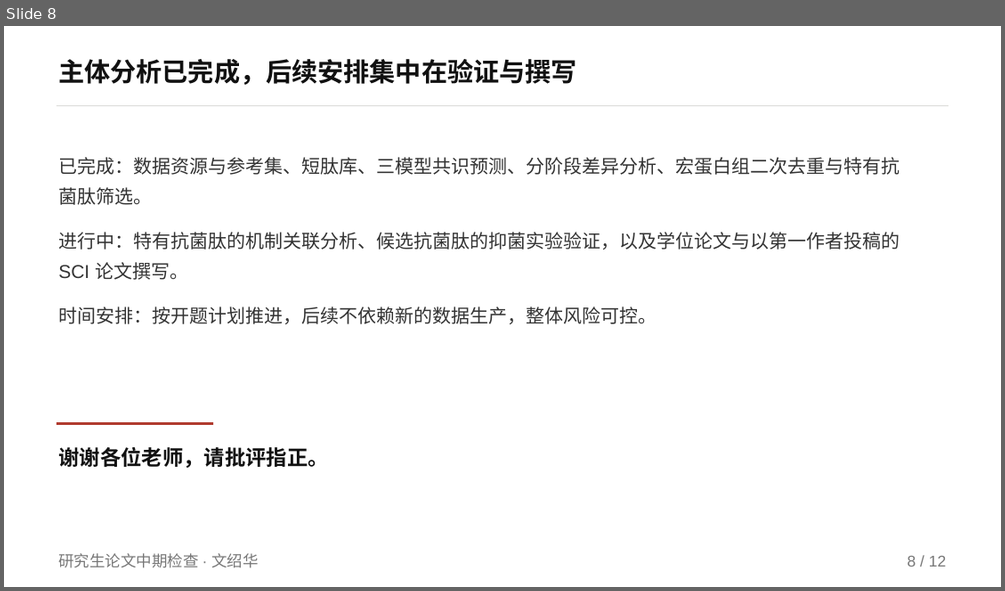
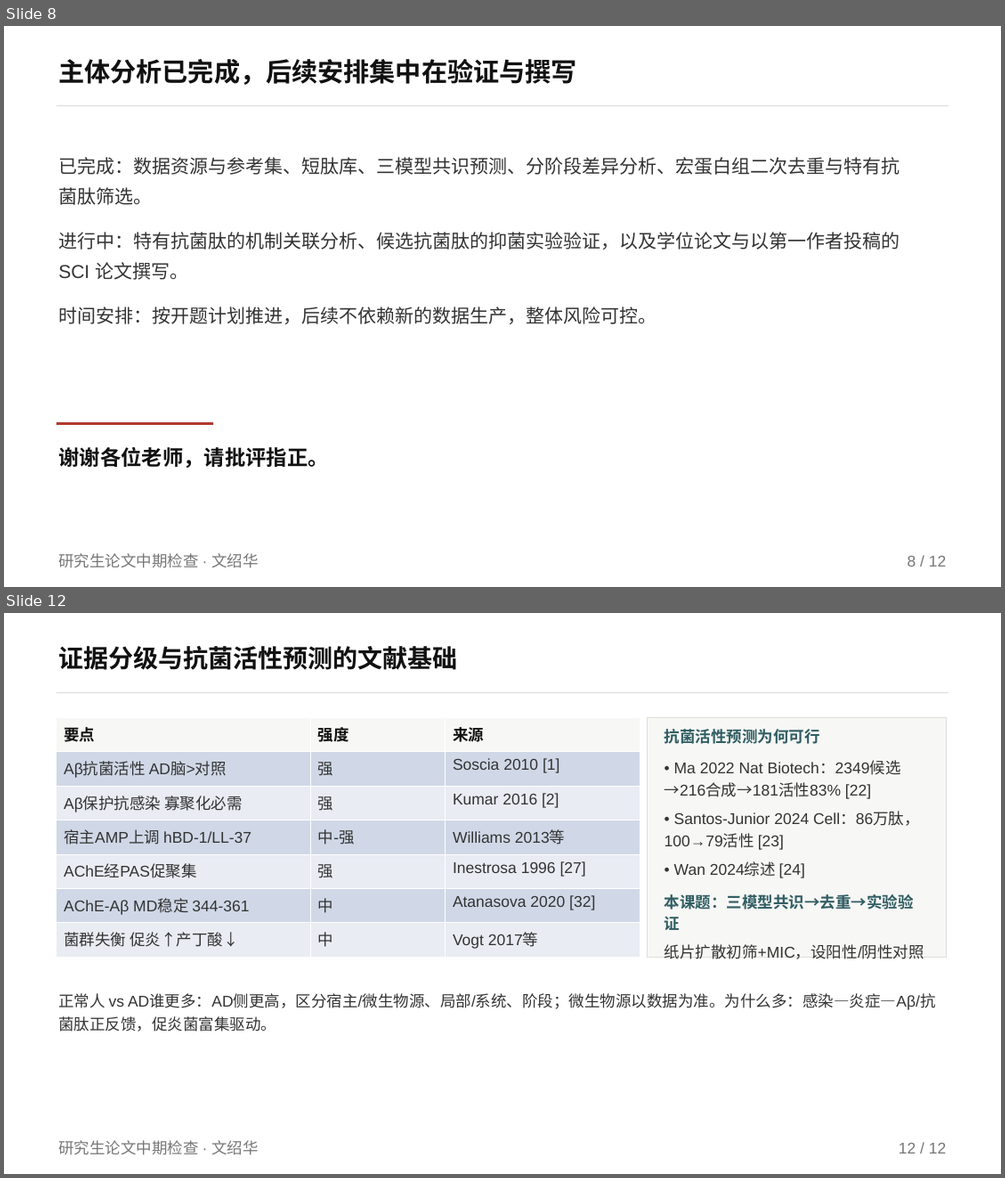
Before and after one commit to mqgg5630-cyber/zhongqi, a slide deck: 中间版/中期答辩_H_nature风.pptx. Shown one above the other, each under a label of ours: slide 8 before the commit, slides 8 and 12 after it; the slides between them are not shown. The pictures are 1005x591 and 1005x1178 pixels, drawn with LibreOffice and Linux fonts; fonts in the diff are those of the drawing. Boxes give left, top, right and bottom in pixels: in the first picture for what was removed or moved away, otherwise in the second. Text is boxed around its words. In the diff, an @@ line names an element or a change of style, - is before the commit and + after.

Commit message:
fix: 删除旧检查组名单，PPT排版重构无重叠，机制文献扩展至38篇覆盖8问+动力学多文献，分支同步至 arena/01a0a949-zhongqi
- 删除中期检查表中的张兴晓等6人旧名单，表格留空，build_ops/check_all适配
- 重写make_ppt_mech.py：4页机制补充页精简文字≥15pt，文本框增高，无重叠，check_ppt全OK
- 机制文档全面版：38篇文献，涵盖抗菌活性预测(Ma 2022/Santos-Junior 2024/Wan 2024)、AD感染关联(HSV-1/P.gingivalis/LPS)、宿主AMP上调(hBD-1/hBD-2/LL-37/CAP37)、AChE-PAS多文献链(Inestrosa 1996/De Ferrari 2001/Atanasova 2020)、双刃剑、谁更多、为什么多炎症关系
- 更新sync.config.json分支为arena/01a0a949-zhongqi，README说明同步命令无需改路径
- 新增docs/全面整改说明.md逐条对应用户问题

```diff
--- a/中间版/中期答辩_H_nature风.pptx
+++ b/中间版/中期答辩_H_nature风.pptx
@@ slide 12 added at bbox=[4, 613, 1001, 1174], background #FFFFFF @@
@@ text added at bbox=[58, 646, 457, 670], 24 pt, text #111111, bold @@
+证据分级与抗菌活性预测的文献基础
@@ rectangle added at bbox=[57, 692, 948, 693], fill #DDDDDA @@
@@ table added at bbox=[57, 718, 639, 957], 7 rows, 3 columns @@
+要点 | 强度 | 来源
+Aβ抗菌活性 AD脑>对照 | 强 | Soscia 2010 [1]
+Aβ保护抗感染 寡聚化必需 | 强 | Kumar 2016 [2]
+宿主AMP上调 hBD-1/LL-37 | 中-强 | Williams 2013等
+AChE经PAS促聚集 | 强 | Inestrosa 1996 [27]
+AChE-Aβ MD稳定 344-361 | 中 | Atanasova 2020 [32]
+菌群失衡 促炎↑产丁酸↓ | 中 | Vogt 2017等
@@ rectangle added at bbox=[647, 718, 947, 957], fill #F7F7F5, outline #DDDDDA 0.75 pt @@
@@ text added at bbox=[664, 729, 924, 959], 15 pt, text #333333 @@
+抗菌活性预测为何可行
+• Ma 2022 Nat Biotech：2349候选→216合成→181活性83% [22]
+• Santos-Junior 2024 Cell：86万肽，100→79活性 [23]
+• Wan 2024综述 [24]
+本课题：三模型共识→去重→实验验证
+纸片扩散初筛+MIC，设阳性/阴性对照
@@ text added at bbox=[58, 993, 936, 1031], 15 pt, text #333333 @@
+正常人 vs AD谁更多：AD侧更高，区分宿主/微生物源、局部/系统、阶段；微生物源以数据为准。为什么多：感染—炎症—Aβ/抗菌肽正反馈，促炎菌富集驱动。
@@ text added at bbox=[58, 1140, 258, 1155], 15 pt, text #777777 @@
+研究生论文中期检查 · 文绍华
@@ text added at bbox=[898, 1143, 946, 1153], 15 pt, text #777777 @@
+12 / 12
```
Also in this commit, not shown: 2 slides changed, 1 other slide added, 2 slides removed, 25 other files.
